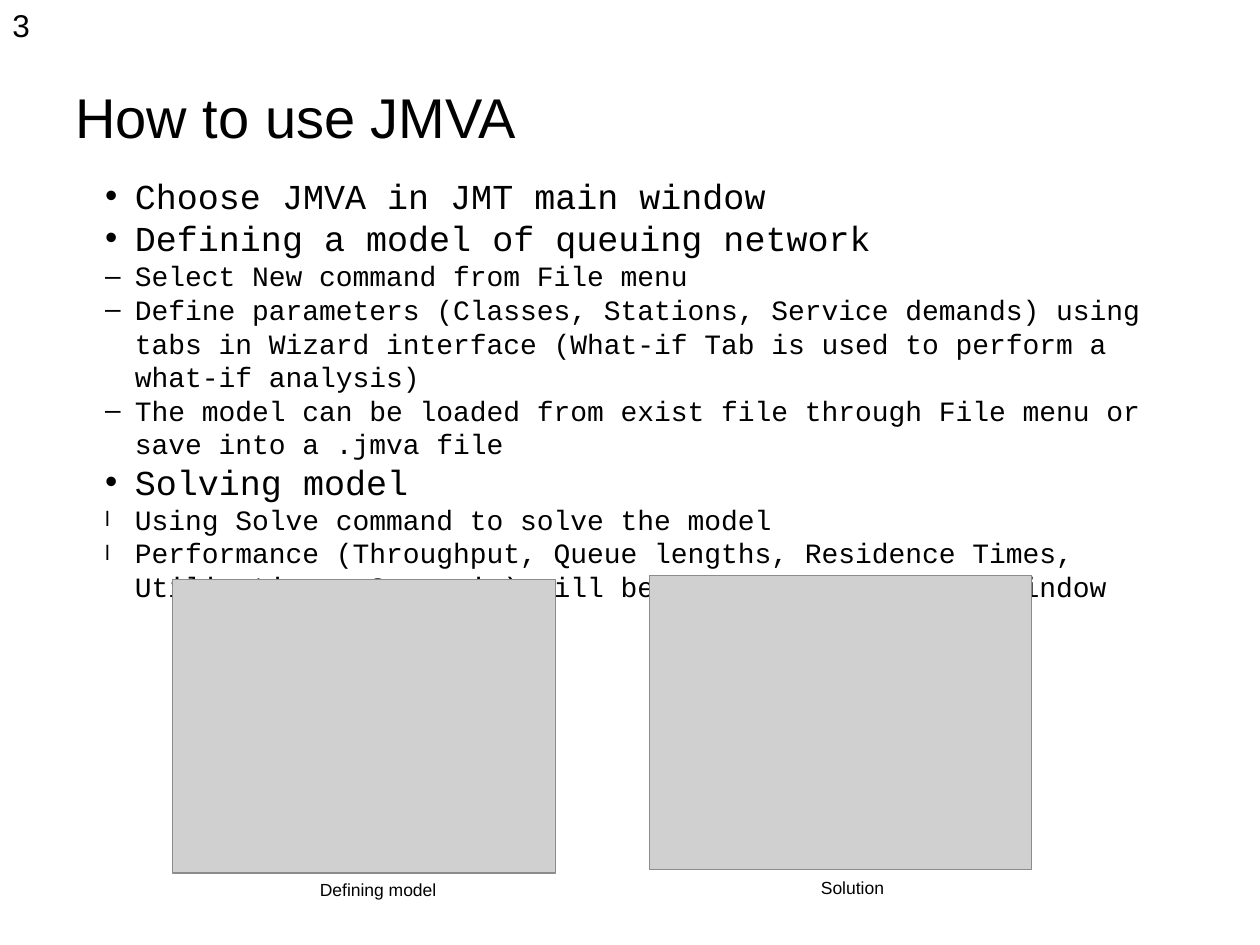
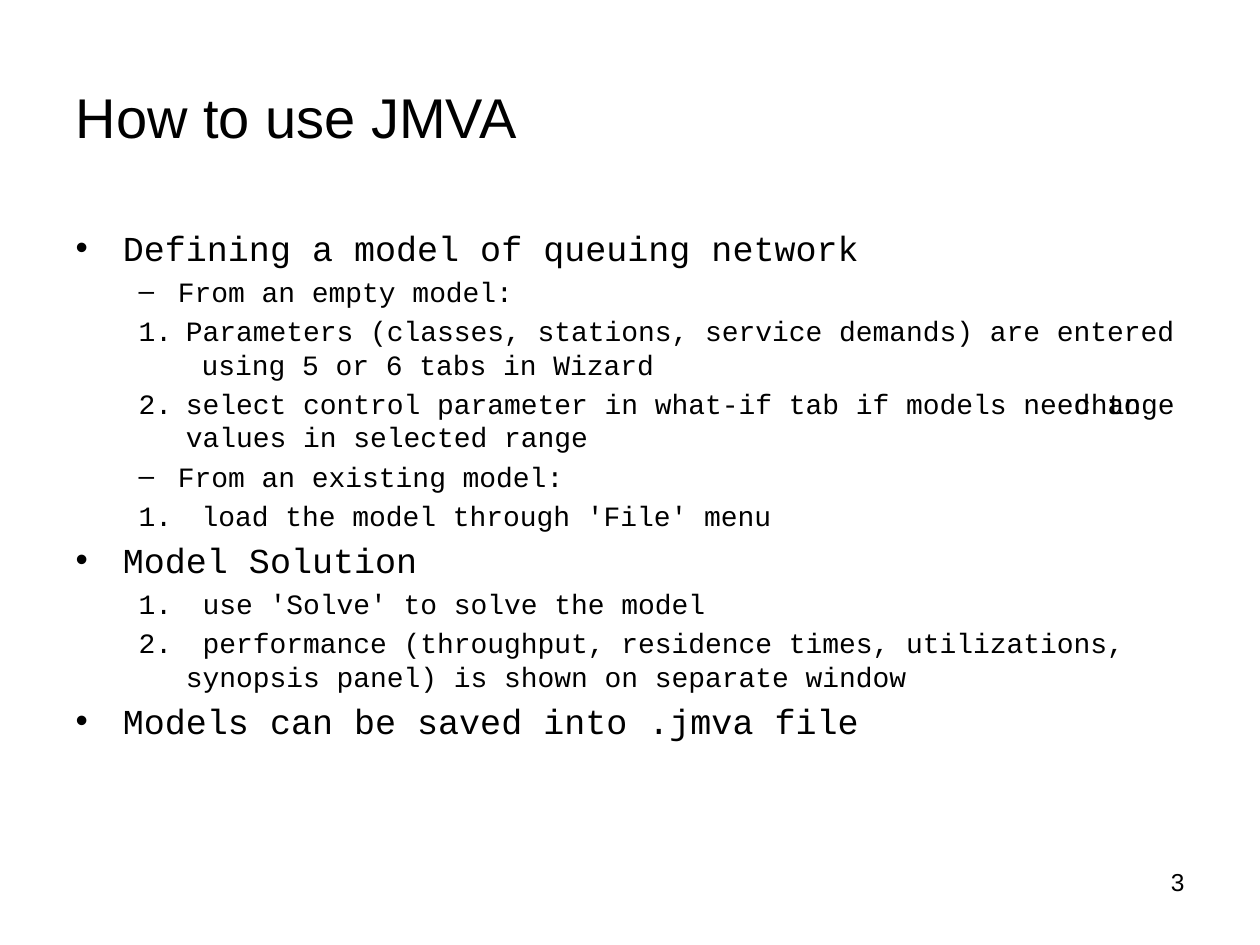
Before and after one commit to pavelgrib/SE_CW1, a slide deck: slide 3 of jmva_presentation.pptx. Drawn at 1260x945 pixels with LibreOffice and Linux fonts; fonts in the diff are those of the drawing; grey boxes stand for pictures; background and template pictures are left out. Boxes give left, top, right and bottom in pixels: in the first picture for what was removed or moved away, otherwise in the second. Text is boxed around its words. In the diff, an @@ line names an element or a change of style, - is before the commit and + after.

```diff
--- a/jmva_presentation.pptx
+++ b/jmva_presentation.pptx
@@ text removed at [135,185,1140,606] @@
-  • Choose JMVA in JMT main window
-  • Defining a model of queuing network
-  – Select New command from File menu
-  – Define parameters (Classes, Stations, Service demands) using tabs in Wizard interface (What-if Tab is used to perform a what-if analysis)
-  – The model can be loaded from exist file through File menu or save into a .jmva file
-  • Solving model
-  l Using Solve command to solve the model
-  l Performance (Throughput, Queue lengths, Residence Times, Utilizations, Synopsis) will be shown on a separate window
@@ text added at [123,237,1174,742], 16 pt, text #000000 @@
+  • Defining a model of queuing network
+  – From an empty model:
+  1. Parameters (classes, stations, service demands) are entered using 5 or 6 tabs in Wizard
+  2. select control parameter in what-if tab if models need to change values in selected range
+  – From an existing model:
+  1. load the model through 'File' menu
+  • Model Solution
+  1. use 'Solve' to solve the model
+  2. performance (throughput, residence times, utilizations, synopsis panel) is shown on separate window
+  • Models can be saved into .jmva file
@@ picture removed at [173,580,556,873] @@
@@ picture removed at [649,576,1031,869] @@
@@ page number: place and size @@
-page number at [12,15,30,38]
+page number at [1171,874,1185,892]
@@ page number at [1171,874,1185,892]: size 18 to 14 pt; alignment left to right @@
@@ text removed at [320,883,437,900] @@
-Defining model
@@ text removed at [821,881,884,894] @@
-Solution
```
Also in this commit, not shown: 7 other slides changed, 1 slide added, 1 slide removed.
